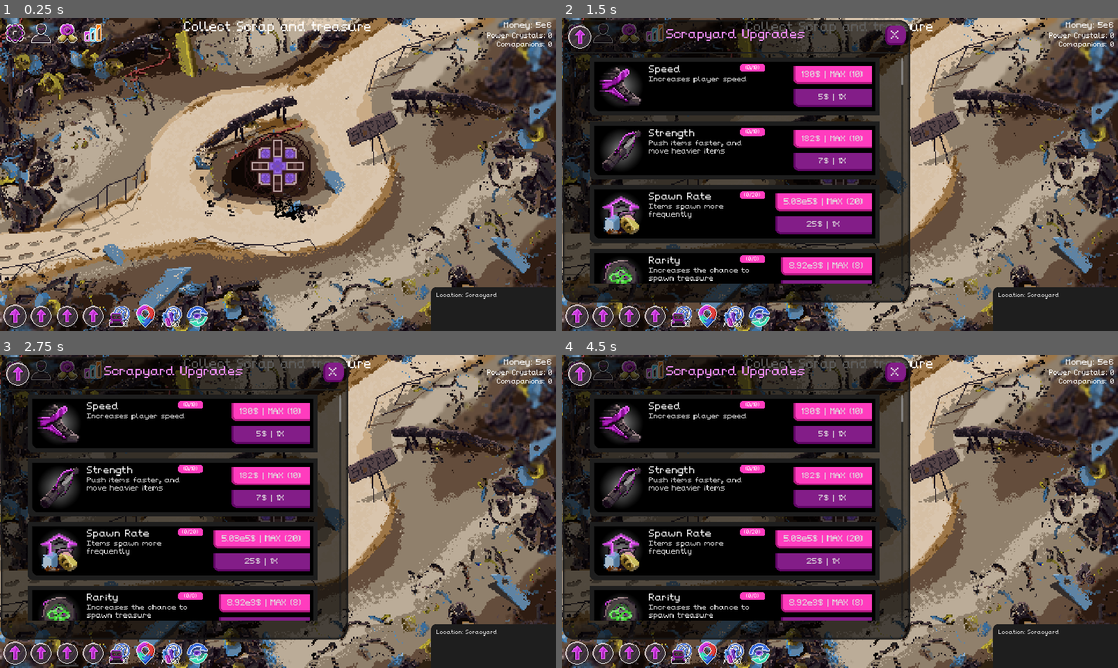
Above: before the commit, frames 1-4 (two rows, left to right).
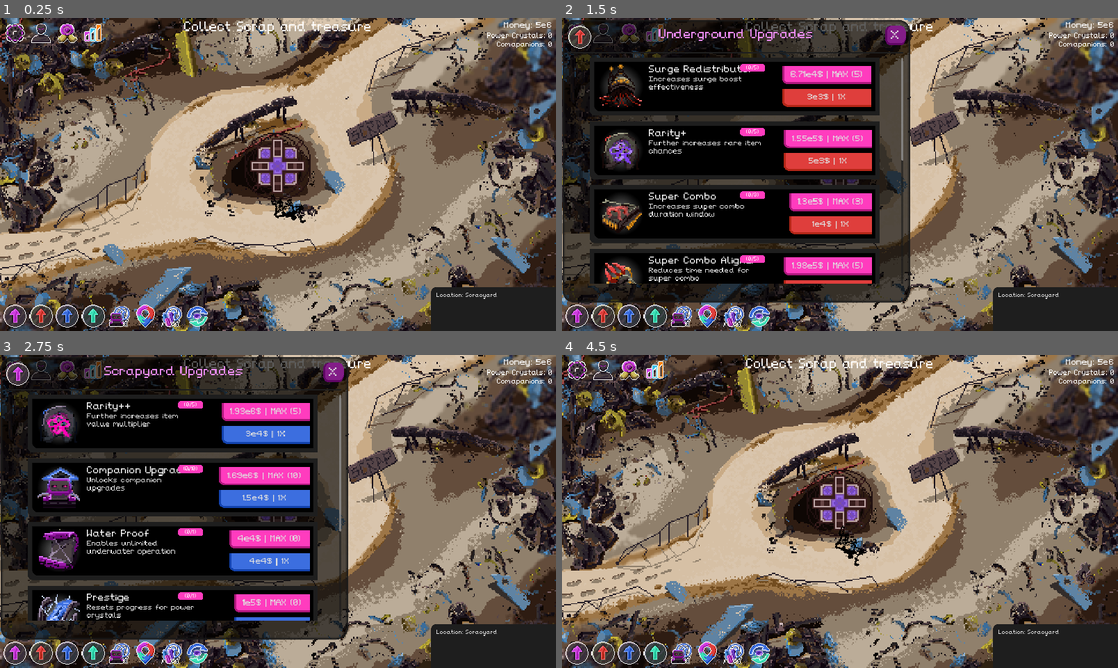
Above: after the commit, the same moments.

Repository: NathanHeaton/Robo-revolution
Game: Godot game, scene res://Main/main.tscn
Same seed, same stepped clock (60 frames per second), same inputs: the game is played once before the commit and once after it.
Inputs (mouse positions are in pixels of both pictures, inside the frame that each line leads up to):
- Up to frame 1 (0.25 s): no input
- Up to frame 2 (1.5 s): click (578, 315) at 0.5 s; click (600, 315) at 1.25 s
- Up to frame 3 (2.75 s): click (66, 652) at 2 s
- Up to frame 4 (4.5 s): click (656, 652) at 2.75 s; click (706, 652) at 3.5 s; click "x" at 4.25 s

The runs differ from the first frame. In frame 1, 0.4% of the frame differs, in the area x 5-19%, y 91-99%; in frame 2, 7.9%; in frame 3, 7.9%; in frame 4, 52%, in the area x 0-63%, y 0-99%.

Commit message:
added new button state handling system to toggle off previous cards, added button for other regions upgrades

Diff:
--- a/robo-revolution/Globals/upgrade_data.gd
+++ b/robo-revolution/Globals/upgrade_data.gd
@@ -118,7 +118,7 @@
 		},
 	},
 	"Underground":{
-		"Surge Redistributor":{
+		"SurgeRedistributor":{
 			"id": 8,
 			"name": "Surge Redistributor",
 			"level": 0,
@@ -146,7 +146,7 @@
 			"description": "Further increases rare item chances",
 			"sprite_position": Vector2(1,2),
 		},
-		"Super Combo": {
+		"SuperCombo": {
 			"id": 10,
 			"name": "Super Combo",
 			"level": 0,
@@ -160,7 +160,7 @@
 			"description": "Increases super combo duration window",
 			"sprite_position": Vector2(2,2),
 		},
-		"Super Combo Aligner": {
+		"SuperComboAligner": {
 			"id": 11,
 			"name": "Super Combo Aligner",
 			"level": 0,
@@ -174,7 +174,7 @@
 			"description": "Reduces time needed for super combo",
 			"sprite_position": Vector2(3,2),
 		},
-		"Basic Waterproofing": {
+		"BasicWaterproofing": {
 			"id": 12,
 			"name": "Basic Waterproofing",
 			"level": 0,
@@ -188,7 +188,7 @@
 			"description": "Increases underwater survival time",
 			"sprite_position": Vector2(0,3),
 		},
-		"Surge Chances": {
+		"SurgeChances": {
 			"id": 13,
 			"name": "Surge Chances",
 			"level": 0,
@@ -246,49 +246,21 @@
 			"description": "Further increases item value multiplier",
 			"sprite_position": Vector2(0,4),
 		},
-		"Companion Speed": {
+		"CompanionUpgrades": {
 			"id": 17,
-			"name": "Companion Speed",
+			"name": "Companion Upgrades",
 			"level": 0,
 			"max_level": 10,
 			"base_cost": 15000,
 			"cost": 15000,
 			"cost_scaling": 1.5,
 			"type": "stat",
-			"first_upgrade": false,
-			"first_description": "",
-			"description": "Increases companion movement speed",
+			"first_upgrade": true,
+			"first_description": "",
+			"description": "Unlocks companion upgrades",
 			"sprite_position": Vector2(1,4),
 		},
-		"Companion Strength": {
-			"id": 18,
-			"name": "Companion Strength",
-			"level": 0,
-			"max_level": 10,
-			"base_cost": 15000,
-			"cost": 15000,
-			"cost_scaling": 1.5,
-			"type": "stat",
-			"first_upgrade": false,
-			"first_description": "",
-			"description": "Allows companion to push heavier items",
-			"sprite_position": Vector2(2,4),
-		},
-		"Companion Size": {
-			"id": 19,
-			"name": "Companion Size",
-			"level": 0,
-			"max_level": 5,
-			"base_cost": 20000,
-			"cost": 20000,
-			"cost_scaling": 1.8,
-			"type": "stat",
-			"first_upgrade": false,
-			"first_description": "",
-			"description": "Increases companion collection range",
-			"sprite_position": Vector2(3,4),
-		},
-		"Water Proof": {
+		"WaterProof": {
 			"id": 20,
 			"name": "Water Proof",
 			"level": 0,
@@ -299,8 +271,8 @@
 			"type": "custom",
 			"first_upgrade": true,
 			"first_description": "Enables unlimited underwater operation",
-			"description": "",
-			"sprite_position": Vector2(0,5),
+			"description": "Enables unlimited underwater operation",
+			"sprite_position": Vector2(2,4),
 		},
 		"Prestige": {
 			"id": 21,
@@ -313,10 +285,10 @@
 			"type": "custom",
 			"first_upgrade": true,
 			"first_description": "Resets progress for power crystals",
-			"description": "",
-			"sprite_position": Vector2(1,5),
-		},
-		"Sea Drill": {
+			"description": "Resets progress for power crystals",
+			"sprite_position": Vector2(3,4),
+		},
+		"SeaDrill": {
 			"id": 22,
 			"name": "Sea Drill",
 			"level": 0,
@@ -328,9 +300,9 @@
 			"first_upgrade": true,
 			"first_description": "Automatically generates income",
 			"description": "Increases drill production rate",
-			"sprite_position": Vector2(2,5),
-		},
-		"Drill Burst": {
+			"sprite_position": Vector2(0,5),
+		},
+		"DrillBurst": {
 			"id": 23,
 			"name": "Drill Burst",
 			"level": 0,
@@ -342,7 +314,7 @@
 			"first_upgrade": true,
 			"first_description": "Drill occasionally spawns loot items",
 			"description": "Increases burst item quantity",
-			"sprite_position": Vector2(3,5),
+			"sprite_position": Vector2(1,5),
 		},
 	},
 	"Alien":{
@@ -374,7 +346,7 @@
 			"description": "Increases player health",
 			"sprite_position": Vector2(1,6),
 		},
-		"Auto Combo": {
+		"AutoCombo": {
 			"id": 26,
 			"name": "Auto Combo",
 			"level": 0,
@@ -388,7 +360,7 @@
 			"description": "Increases auto-combo speed",
 			"sprite_position": Vector2(2,6),
 		},
-		"Alien Interface": {
+		"AlienInterface": {
 			"id": 27,
 			"name": "Alien Interface",
 			"level": 0,
@@ -402,7 +374,7 @@
 			"description": "Increases conversion chance",
 			"sprite_position": Vector2(3,6),
 		},
-		"Alien Refinement": {
+		"AlienRefinement": {
 			"id": 28,
 			"name": "Alien Refinement",
 			"level": 0,
@@ -430,7 +402,7 @@
 			"description": "Reduces required companion count",
 			"sprite_position": Vector2(1,7),
 		},
-		"Alien Signal": {
+		"AlienSignal": {
 			"id": 30,
 			"name": "Alien Signal",
 			"level": 0,
@@ -444,7 +416,7 @@
 			"description": "Increases patrol spawn frequency",
 			"sprite_position": Vector2(2,7),
 		},
-		"Alien Controller": {
+		"AlienController": {
 			"id": 31,
 			"name": "Alien Controller",
 			"level": 0,
--- a/robo-revolution/UI/hud.gd
+++ b/robo-revolution/UI/hud.gd
@@ -11,6 +11,9 @@
 	var card = location_card_scene.instantiate()
 	$Scrapyard_upgrade_panel.hide()
 	$Locations_panel.hide()
+	$Underground_upgrade_panel.hide()
+	$Ocean_upgrade_panel.hide()
+	$Alien_upgrade_panel.hide()
 	generate_upgrade_cards()
 	generate_location_cards()
 	LocationData.connect("change_location", Callable(self, "_on_change_location"))
@@ -42,27 +45,15 @@
 	$Message.hide()
 
 
-
-func _on_scrapyard_upgrades_toggled(toggled_on: bool) -> void:
-
-	if(toggled_on):
-		$Scrapyard_upgrade_panel.show()
-	else:
-		$Scrapyard_upgrade_panel.hide()
-
-
-func _on_scrapyard_close_button_pressed() -> void:
-	# close the scrapyard upgarde panel
-	$MarginContainer/upgrades_Locations_nav/Scrapyard_Upgrades.button_pressed = false
-	$MarginContainer/upgrades_Locations_nav/Scrapyard_Upgrades.emit_signal("toggled", false)
-
-
 func generate_upgrade_cards() -> void:
-	for locations in UpgradeData.upgrades.keys():
-		var location: Dictionary = UpgradeData.upgrades[locations].duplicate() # might need to change if alter dict values
+	for currentLocationCard in UpgradeData.upgrades.keys():
+		var location: Dictionary = UpgradeData.upgrades[currentLocationCard].duplicate() # might need to change if alter dict values
 		for upgrade in location:
 			var card = upgrade_card_scene.instantiate()
-			$Scrapyard_upgrade_panel/Scrapyard_content/ScrollContainer/Upgrades.add_child(card)
+			var path = "" + str(currentLocationCard) + "_upgrade_panel/Scrapyard_content/ScrollContainer/Upgrades"
+			print(path)
+			print(get_node(path))
+			get_node(path).add_child(card)
 			card.get_inital_data(location[upgrade].get("description"),
 			location[upgrade].get("base_cost"),
 			location[upgrade].get("cost_scaling"),
@@ -72,7 +63,7 @@
 			location[upgrade].get("name"),
 			location[upgrade].get("id"),
 			location[upgrade].get("descriptiont_first_description")
-			,"Scrapyard")
+			,currentLocationCard)
 
 
 
@@ -97,8 +88,11 @@
 
 
 func _on_location_button_toggled(toggled_on: bool) -> void:
+	var currentCard = "MarginContainer/upgrades_Locations_nav/Location_Button"
+	_handle_popup_screens(currentCard)
 	if(toggled_on):
 		$Locations_panel.show()
+		previousCard = currentCard
 	else:
 		$Locations_panel.hide()
 
@@ -106,3 +100,65 @@
 func _on_locations_close_button_pressed() -> void:
 	$MarginContainer/upgrades_Locations_nav/Location_Button.button_pressed = false
 	$MarginContainer/upgrades_Locations_nav/Location_Button.emit_signal("toggled", false)
+
+
+func _on_scrapyard_upgrades_toggled(toggled_on: bool) -> void:
+	var currentCard = "MarginContainer/upgrades_Locations_nav/Scrapyard_Upgrades"
+	_handle_popup_screens(currentCard)
+	if(toggled_on):
+		$Scrapyard_upgrade_panel.show()
+		previousCard = currentCard
+	else:
+		$Scrapyard_upgrade_panel.hide()
+
+func _on_underground_upgrades_toggled(toggled_on: bool) -> void:
+	var currentCard = "MarginContainer/upgrades_Locations_nav/Underground_Upgrades"
+	_handle_popup_screens(currentCard)
+	if(toggled_on):
+		$Underground_upgrade_panel.show()
+		previousCard = currentCard
+	else:
+		$Underground_upgrade_panel.hide()
+
+
+func _on_ocean_upgrades_toggled(toggled_on: bool) -> void:
+	var currentCard = "MarginContainer/upgrades_Locations_nav/Ocean_Upgrades"
+	_handle_popup_screens(currentCard)
+	if(toggled_on):
+		$Ocean_upgrade_panel.show()
+		previousCard = currentCard
+	else:
+		$Ocean_upgrade_panel.hide()
+
+
+func _on_alien_upgrades_toggled(toggled_on: bool) -> void:
+	var currentCard = "MarginContainer/upgrades_Locations_nav/Alien_Upgrades"
+	_handle_popup_screens(currentCard)
+	if(toggled_on):
+		$Alien_upgrade_panel.show()
+		previousCard = currentCard
+	else:
+		$Alien_upgrade_panel.hide()
+
+
+func _on_scrapyard_close_button_pressed() -> void:
+	# close the scrapyard upgarde panel
+	$MarginContainer/upgrades_Locations_nav/Scrapyard_Upgrades.button_pressed = false
+	$MarginContainer/upgrades_Locations_nav/Scrapyard_Upgrades.emit_signal("toggled", false)
+
+
+func _on_underground_close_button_pressed() -> void:
+	# close the Undergound upgarde panel
+	$MarginContainer/upgrades_Locations_nav/Underground_Upgrades.button_pressed = false
+	$MarginContainer/upgrades_Locations_nav/Underground_Upgrades.emit_signal("toggled", false)
+
+
+
+
+var previousCard = null
+
+func _handle_popup_screens(currentCard):
+
+	if (previousCard && currentCard != previousCard):
+		get_node(previousCard).button_pressed = false
+		get_node(previousCard).emit_signal("toggled", false)
--- a/robo-revolution/UI/hud.tscn
+++ b/robo-revolution/UI/hud.tscn
@@ -32,9 +32,17 @@
 atlas = ExtResource("3_80ti6")
 region = Rect2(0, 0, 32, 32)
 
-[sub_resource type="AtlasTexture" id="AtlasTexture_6tmh5"]
-atlas = ExtResource("3_80ti6")
-region = Rect2(0, 0, 32, 32)
+[sub_resource type="AtlasTexture" id="AtlasTexture_bnhca"]
+atlas = ExtResource("3_80ti6")
+region = Rect2(32, 0, 32, 32)
+
+[sub_resource type="AtlasTexture" id="AtlasTexture_8l8xg"]
+atlas = ExtResource("3_80ti6")
+region = Rect2(64, 0, 32, 32)
+
+[sub_resource type="AtlasTexture" id="AtlasTexture_brdmd"]
+atlas = ExtResource("3_80ti6")
+region = Rect2(96, 0, 32, 32)
 
 [sub_resource type="AtlasTexture" id="AtlasTexture_c56t4"]
 atlas = ExtResource("3_80ti6")
@@ -122,6 +130,10 @@
 atlas = ExtResource("3_80ti6")
 region = Rect2(32, 32, 32, 32)
 
+[sub_resource type="AtlasTexture" id="AtlasTexture_tlcgv"]
+atlas = ExtResource("3_80ti6")
+region = Rect2(32, 0, 32, 32)
+
 [node name="HUD" type="Control"]
 layout_mode = 3
 anchors_preset = 15
@@ -227,32 +239,32 @@
 texture_normal = SubResource("AtlasTexture_84ht1")
 stretch_mode = 0
 
-[node name="Underground_Upgrades" type="MenuButton" parent="MarginContainer/upgrades_Locations_nav"]
-custom_minimum_size = Vector2(80, 80)
-layout_mode = 2
-size_flags_horizontal = 0
-size_flags_vertical = 8
-icon = SubResource("AtlasTexture_6tmh5")
-icon_alignment = 1
-expand_icon = true
-
-[node name="Ocean_Upgrades" type="MenuButton" parent="MarginContainer/upgrades_Locations_nav"]
-custom_minimum_size = Vector2(80, 80)
-layout_mode = 2
-size_flags_horizontal = 0
-size_flags_vertical = 8
-icon = SubResource("AtlasTexture_6tmh5")
-icon_alignment = 1
-expand_icon = true
-
-[node name="Alien_Upgrades" type="MenuButton" parent="MarginContainer/upgrades_Locations_nav"]
-custom_minimum_size = Vector2(80, 80)
-layout_mode = 2
-size_flags_horizontal = 0
-size_flags_vertical = 8
-icon = SubResource("AtlasTexture_6tmh5")
-icon_alignment = 1
-expand_icon = true
+[node name="Underground_Upgrades" type="TextureButton" parent="MarginContainer/upgrades_Locations_nav"]
+custom_minimum_size = Vector2(80, 80)
+layout_mode = 2
+size_flags_horizontal = 0
+size_flags_vertical = 8
+toggle_mode = true
+texture_normal = SubResource("AtlasTexture_bnhca")
+stretch_mode = 5
+
+[node name="Ocean_Upgrades" type="TextureButton" parent="MarginContainer/upgrades_Locations_nav"]
+custom_minimum_size = Vector2(80, 80)
+layout_mode = 2
+size_flags_horizontal = 0
+size_flags_vertical = 8
+toggle_mode = true
+texture_normal = SubResource("AtlasTexture_8l8xg")
+stretch_mode = 5
+
+[node name="Alien_Upgrades" type="TextureButton" parent="MarginContainer/upgrades_Locations_nav"]
+custom_minimum_size = Vector2(80, 80)
+layout_mode = 2
+size_flags_horizontal = 0
+size_flags_vertical = 8
+toggle_mode = true
+texture_normal = SubResource("AtlasTexture_brdmd")
+stretch_mode = 5
 
 [node name="Companion_Upgrades" type="MenuButton" parent="MarginContainer/upgrades_Locations_nav"]
 custom_minimum_size = Vector2(80, 80)
@@ -385,7 +397,6 @@
 theme_override_constants/separation = 20
 
 [node name="Locations_panel" type="Panel" parent="."]
-visible = false
 custom_minimum_size = Vector2(1160, 760)
 layout_mode = 1
 anchors_preset = 9
@@ -460,8 +471,251 @@
 texture = SubResource("AtlasTexture_8rnnb")
 expand_mode = 3
 
+[node name="Underground_upgrade_panel" type="Panel" parent="."]
+custom_minimum_size = Vector2(1160, 760)
+layout_mode = 1
+anchors_preset = 9
+anchor_bottom = 1.0
+offset_left = 22.0
+offset_top = 26.0
+offset_right = 1182.0
+offset_bottom = -98.0
+grow_vertical = 2
+theme_override_styles/panel = SubResource("StyleBoxFlat_ugnei")
+
+[node name="Scrapyard_Icon" type="TextureRect" parent="Underground_upgrade_panel"]
+custom_minimum_size = Vector2(80, 80)
+layout_mode = 1
+offset_right = 60.0
+offset_bottom = 60.0
+size_flags_horizontal = 0
+texture = SubResource("AtlasTexture_tlcgv")
+stretch_mode = 5
+
+[node name="Title" type="Label" parent="Underground_upgrade_panel"]
+layout_mode = 1
+anchors_preset = 5
+anchor_left = 0.5
+anchor_right = 0.5
+offset_left = -277.0
+offset_right = 277.0
+offset_bottom = 66.0
+grow_horizontal = 2
+size_flags_horizontal = 4
+theme_override_colors/font_color = Color(0.964706, 0.572549, 1, 1)
+theme_override_font_sizes/font_size = 40
+text = "Underground Upgrades"
+horizontal_alignment = 1
+vertical_alignment = 1
+
+[node name="Underground_Close_Button" type="Button" parent="Underground_upgrade_panel"]
+clip_children = 2
+z_index = 2
+custom_minimum_size = Vector2(50, 50)
+layout_mode = 1
+anchors_preset = 1
+anchor_left = 1.0
+anchor_right = 1.0
+offset_left = -60.0
+offset_bottom = 60.0
+grow_horizontal = 0
+size_flags_horizontal = 8
+size_flags_vertical = 0
+theme_override_font_sizes/font_size = 50
+theme_override_styles/normal = SubResource("StyleBoxFlat_iwkk5")
+text = "x"
+
+[node name="Scrapyard_content" type="VBoxContainer" parent="Underground_upgrade_panel"]
+layout_mode = 1
+anchors_preset = 15
+anchor_right = 1.0
+anchor_bottom = 1.0
+offset_left = -2.0
+offset_top = 90.0
+offset_right = -2.0
+offset_bottom = -66.0
+grow_horizontal = 2
+grow_vertical = 2
+
+[node name="ScrollContainer" type="ScrollContainer" parent="Underground_upgrade_panel/Scrapyard_content"]
+custom_minimum_size = Vector2(0, 800)
+layout_mode = 2
+theme_override_styles/panel = SubResource("StyleBoxFlat_uppe2")
+horizontal_scroll_mode = 0
+
+[node name="Upgrades" type="VBoxContainer" parent="Underground_upgrade_panel/Scrapyard_content/ScrollContainer"]
+custom_minimum_size = Vector2(0, 800)
+layout_direction = 2
+layout_mode = 2
+size_flags_horizontal = 3
+theme_override_constants/separation = 20
+
+[node name="Ocean_upgrade_panel" type="Panel" parent="."]
+custom_minimum_size = Vector2(1160, 760)
+layout_mode = 1
+anchors_preset = 9
+anchor_bottom = 1.0
+offset_left = 22.0
+offset_top = 26.0
+offset_right = 1182.0
+offset_bottom = -98.0
+grow_vertical = 2
+theme_override_styles/panel = SubResource("StyleBoxFlat_ugnei")
+
+[node name="Scrapyard_Icon" type="TextureRect" parent="Ocean_upgrade_panel"]
+custom_minimum_size = Vector2(80, 80)
+layout_mode = 1
+offset_right = 60.0
+offset_bottom = 60.0
+size_flags_horizontal = 0
+texture = SubResource("AtlasTexture_psalp")
+stretch_mode = 5
+
+[node name="Title" type="Label" parent="Ocean_upgrade_panel"]
+layout_mode = 1
+anchors_preset = 5
+anchor_left = 0.5
+anchor_right = 0.5
+offset_left = -277.0
+offset_right = 277.0
+offset_bottom = 66.0
+grow_horizontal = 2
+size_flags_horizontal = 4
+theme_override_colors/font_color = Color(0.964706, 0.572549, 1, 1)
+theme_override_font_sizes/font_size = 40
+text = "Scrapyard Upgrades"
+horizontal_alignment = 1
+vertical_alignment = 1
+
+[node name="Scrapyard_Close_Button" type="Button" parent="Ocean_upgrade_panel"]
+clip_children = 2
+z_index = 2
+custom_minimum_size = Vector2(50, 50)
+layout_mode = 1
+anchors_preset = 1
+anchor_left = 1.0
+anchor_right = 1.0
+offset_left = -60.0
+offset_bottom = 60.0
+grow_horizontal = 0
+size_flags_horizontal = 8
+size_flags_vertical = 0
+theme_override_font_sizes/font_size = 50
+theme_override_styles/normal = SubResource("StyleBoxFlat_iwkk5")
+text = "x"
+
+[node name="Scrapyard_content" type="VBoxContainer" parent="Ocean_upgrade_panel"]
+layout_mode = 1
+anchors_preset = 15
+anchor_right = 1.0
+anchor_bottom = 1.0
+offset_left = -2.0
+offset_top = 90.0
+offset_right = -2.0
+offset_bottom = -66.0
+grow_horizontal = 2
+grow_vertical = 2
+
+[node name="ScrollContainer" type="ScrollContainer" parent="Ocean_upgrade_panel/Scrapyard_content"]
+custom_minimum_size = Vector2(0, 800)
+layout_mode = 2
+theme_override_styles/panel = SubResource("StyleBoxFlat_uppe2")
+horizontal_scroll_mode = 0
+
+[node name="Upgrades" type="VBoxContainer" parent="Ocean_upgrade_panel/Scrapyard_content/ScrollContainer"]
+custom_minimum_size = Vector2(0, 800)
+layout_direction = 2
+layout_mode = 2
+size_flags_horizontal = 3
+theme_override_constants/separation = 20
+
+[node name="Alien_upgrade_panel" type="Panel" parent="."]
+custom_minimum_size = Vector2(1160, 760)
+layout_mode = 1
+anchors_preset = 9
+anchor_bottom = 1.0
+offset_left = 22.0
+offset_top = 26.0
+offset_right = 1182.0
+offset_bottom = -98.0
+grow_vertical = 2
+theme_override_styles/panel = SubResource("StyleBoxFlat_ugnei")
+
+[node name="Scrapyard_Icon" type="TextureRect" parent="Alien_upgrade_panel"]
+custom_minimum_size = Vector2(80, 80)
+layout_mode = 1
+offset_right = 60.0
+offset_bottom = 60.0
+size_flags_horizontal = 0
+texture = SubResource("AtlasTexture_psalp")
+stretch_mode = 5
+
+[node name="Title" type="Label" parent="Alien_upgrade_panel"]
+layout_mode = 1
+anchors_preset = 5
+anchor_left = 0.5
+anchor_right = 0.5
+offset_left = -277.0
+offset_right = 277.0
+offset_bottom = 66.0
+grow_horizontal = 2
+size_flags_horizontal = 4
+theme_override_colors/font_color = Color(0.964706, 0.572549, 1, 1)
+theme_override_font_sizes/font_size = 40
+text = "Scrapyard Upgrades"
+horizontal_alignment = 1
+vertical_alignment = 1
+
+[node name="Scrapyard_Close_Button" type="Button" parent="Alien_upgrade_panel"]
+clip_children = 2
+z_index = 2
+custom_minimum_size = Vector2(50, 50)
+layout_mode = 1
+anchors_preset = 1
+anchor_left = 1.0
+anchor_right = 1.0
+offset_left = -60.0
+offset_bottom = 60.0
+grow_horizontal = 0
+size_flags_horizontal = 8
+size_flags_vertical = 0
+theme_override_font_sizes/font_size = 50
+theme_override_styles/normal = SubResource("StyleBoxFlat_iwkk5")
+text = "x"
+
+[node name="Scrapyard_content" type="VBoxContainer" parent="Alien_upgrade_panel"]
+layout_mode = 1
+anchors_preset = 15
+anchor_right = 1.0
+anchor_bottom = 1.0
+offset_left = -2.0
+offset_top = 90.0
+offset_right = -2.0
+offset_bottom = -66.0
+grow_horizontal = 2
+grow_vertical = 2
+
+[node name="ScrollContainer" type="ScrollContainer" parent="Alien_upgrade_panel/Scrapyard_content"]
+custom_minimum_size = Vector2(0, 800)
+layout_mode = 2
+theme_override_styles/panel = SubResource("StyleBoxFlat_uppe2")
+horizontal_scroll_mode = 0
+
+[node name="Upgrades" type="VBoxContainer" parent="Alien_upgrade_panel/Scrapyard_content/ScrollContainer"]
+custom_minimum_size = Vector2(0, 800)
+layout_direction = 2
+layout_mode = 2
+size_flags_horizontal = 3
+theme_override_constants/separation = 20
+
 [connection signal="timeout" from="Message_Timer" to="." method="_on_message_timer_timeout"]
 [connection signal="toggled" from="MarginContainer/upgrades_Locations_nav/Scrapyard_Upgrades" to="." method="_on_scrapyard_upgrades_toggled"]
+[connection signal="toggled" from="MarginContainer/upgrades_Locations_nav/Underground_Upgrades" to="." method="_on_underground_upgrades_toggled"]
+[connection signal="toggled" from="MarginContainer/upgrades_Locations_nav/Ocean_Upgrades" to="." method="_on_ocean_upgrades_toggled"]
+[connection signal="toggled" from="MarginContainer/upgrades_Locations_nav/Alien_Upgrades" to="." method="_on_alien_upgrades_toggled"]
 [connection signal="toggled" from="MarginContainer/upgrades_Locations_nav/Location_Button" to="." method="_on_location_button_toggled"]
 [connection signal="pressed" from="Scrapyard_upgrade_panel/Scrapyard_Close_Button" to="." method="_on_scrapyard_close_button_pressed"]
 [connection signal="pressed" from="Locations_panel/Locations_Close_Button" to="." method="_on_locations_close_button_pressed"]
+[connection signal="pressed" from="Underground_upgrade_panel/Underground_Close_Button" to="." method="_on_underground_close_button_pressed"]
+[connection signal="pressed" from="Ocean_upgrade_panel/Scrapyard_Close_Button" to="." method="_on_scrapyard_close_button_pressed"]
+[connection signal="pressed" from="Alien_upgrade_panel/Scrapyard_Close_Button" to="." method="_on_scrapyard_close_button_pressed"]
Not shown: 1 places in robo-revolution/UI/hud.tscn that only renumber resources
